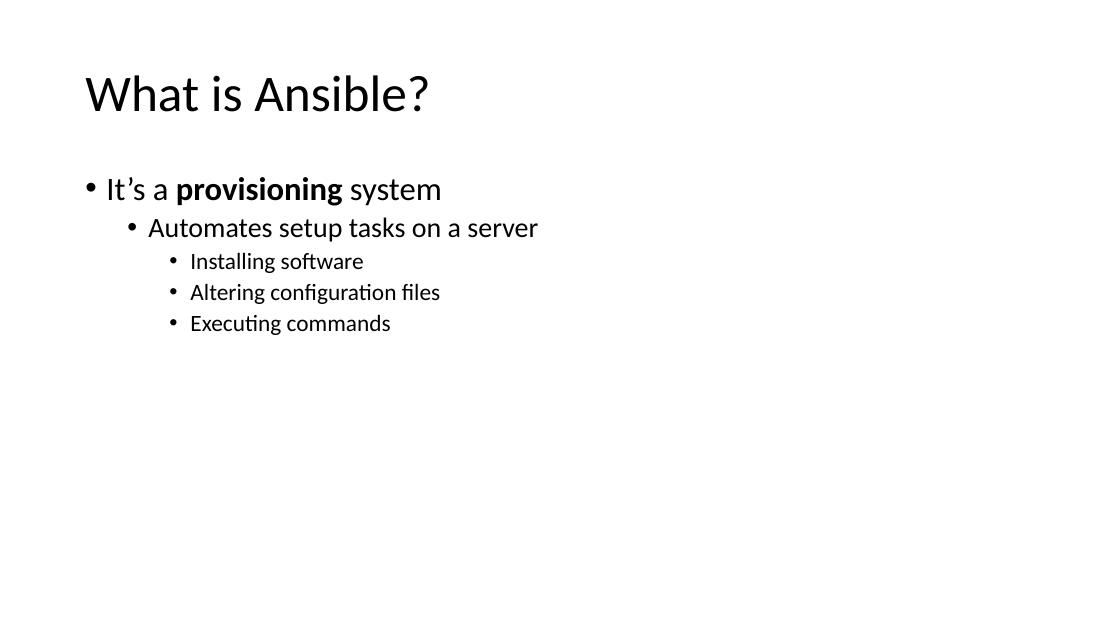
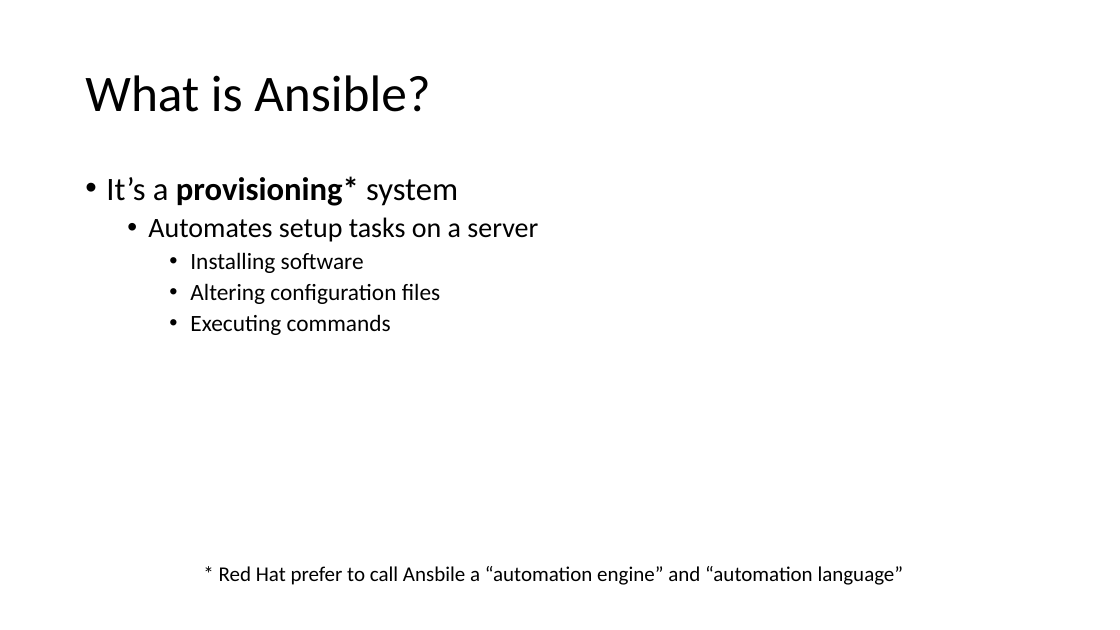
Before and after one commit to lisaplusplus/ansible-terraform-digitalocean-dualtomcat, a slide deck: slide 2 of ansible.pptx. Drawn at 1120x630 pixels with LibreOffice and Linux fonts; fonts in the diff are those of the drawing; background and template pictures are left out. Boxes give left, top, right and bottom in pixels: in the first picture for what was removed or moved away, otherwise in the second. Text is boxed around its words. In the diff, an @@ line names an element or a change of style, - is before the commit and + after.

```diff
--- a/ansible.pptx
+++ b/ansible.pptx
@@ text at [106, 176, 458, 206]: text changed @@
-• It’s a provisioning system
+• It’s a provisioning* system
@@ text added at [219, 566, 904, 585], 18 pt, text #000000 @@
+* Red Hat prefer to call Ansbile a “automation engine” and “automation language”
```
Also in this commit, not shown: 6 other slides changed, 2 slides added, 1 slide removed.
